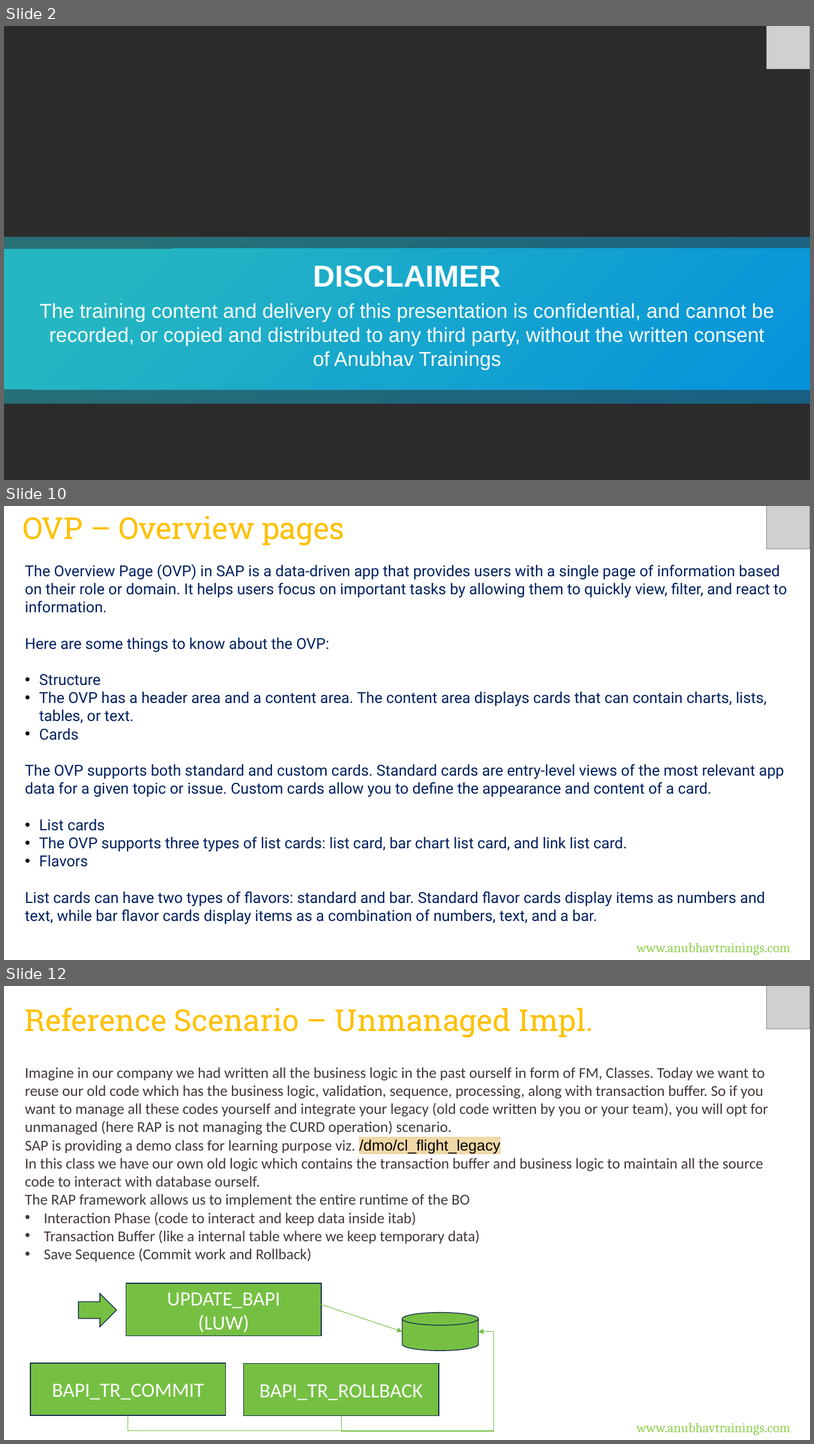
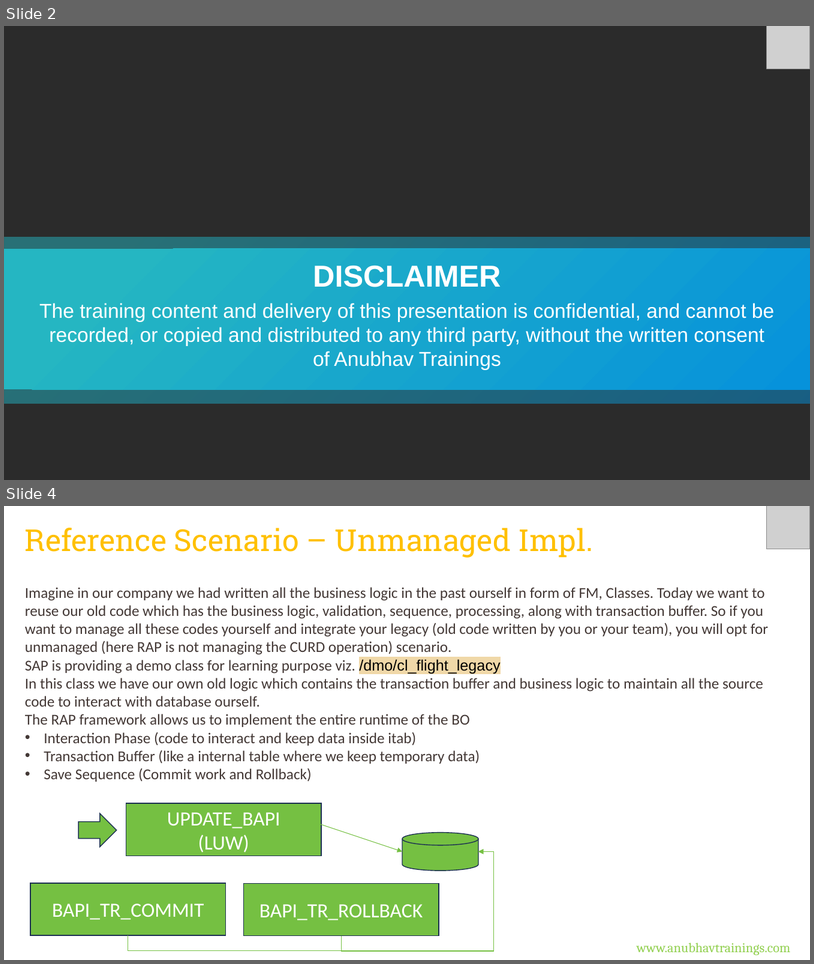
Before and after one commit to soyuztechnologies/CDS_AMDP_RAP_Training_60H, a slide deck: Day 17/DAY-17.pptx. Shown one above the other, each under a label of ours: slides 2, 10 and 12 before the commit, slides 2 and 4 after it; the slides between them are not shown. The pictures are 814x1444 and 814x964 pixels, drawn with LibreOffice and Linux fonts; fonts in the diff are those of the drawing; grey boxes stand for pictures; background and template pictures are left out; a plain dark background stands for a picture behind light text. Boxes give left, top, right and bottom in pixels: in the first picture for what was removed or moved away, otherwise in the second. Text is boxed around its words. In the diff, an @@ line names an element or a change of style, - is before the commit and + after.

```diff
--- a/Day 17/DAY-17.pptx
+++ b/Day 17/DAY-17.pptx
@@ slide 10 removed at box(4, 506, 810, 960), background #FFFFFF @@
@@ text removed at box(23, 516, 345, 546) @@
-OVP – Overview pages
@@ picture removed at box(767, 506, 810, 549) @@
@@ text removed at box(25, 564, 787, 924) @@
-The Overview Page (OVP) in SAP is a data-driven app that provides users with a single page of information based on their role or domain. It helps users focus on important tasks by allowing them to quickly view, filter, and react to information.
-Here are some things to know about the OVP:
-• Structure
-• The OVP has a header area and a content area. The content area displays cards that can contain charts, lists, tables, or text.
-• Cards
-The OVP supports both standard and custom cards. Standard cards are entry-level views of the most relevant app data for a given topic or issue. Custom cards allow you to define the appearance and content of a card.
-• List cards
-• The OVP supports three types of list cards: list card, bar chart list card, and link list card.
-• Flavors
-List cards can have two types of flavors: standard and bar. Standard flavor cards display items as numbers and text, while bar flavor cards display items as a combination of numbers, text, and a bar.
@@ text removed at box(637, 942, 791, 955) @@
-www.anubhavtrainings.com
@@ what was slide 12 is now slide 4 @@
```
Also in this commit, not shown: 1 slide changed, 21 other slides removed, 5 other files.
